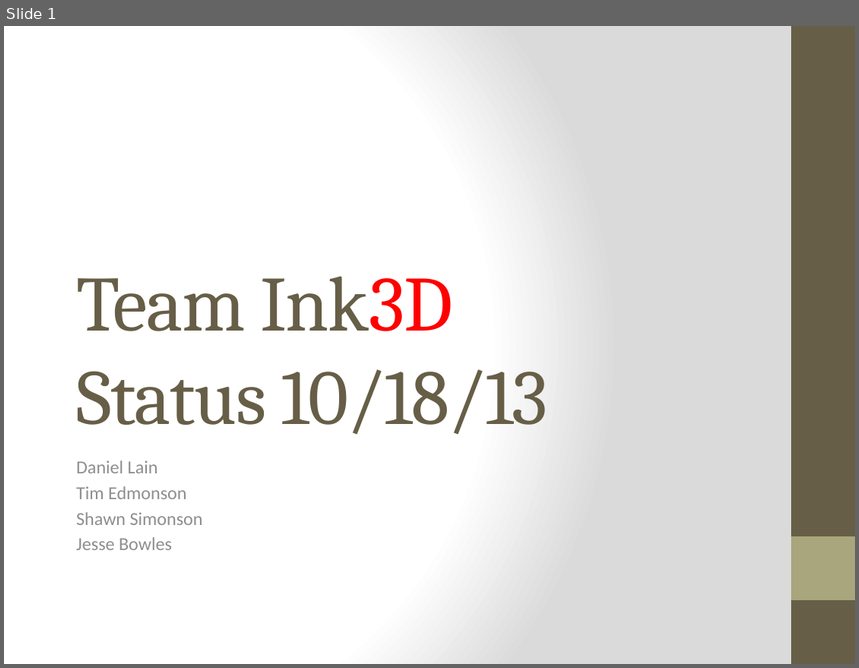
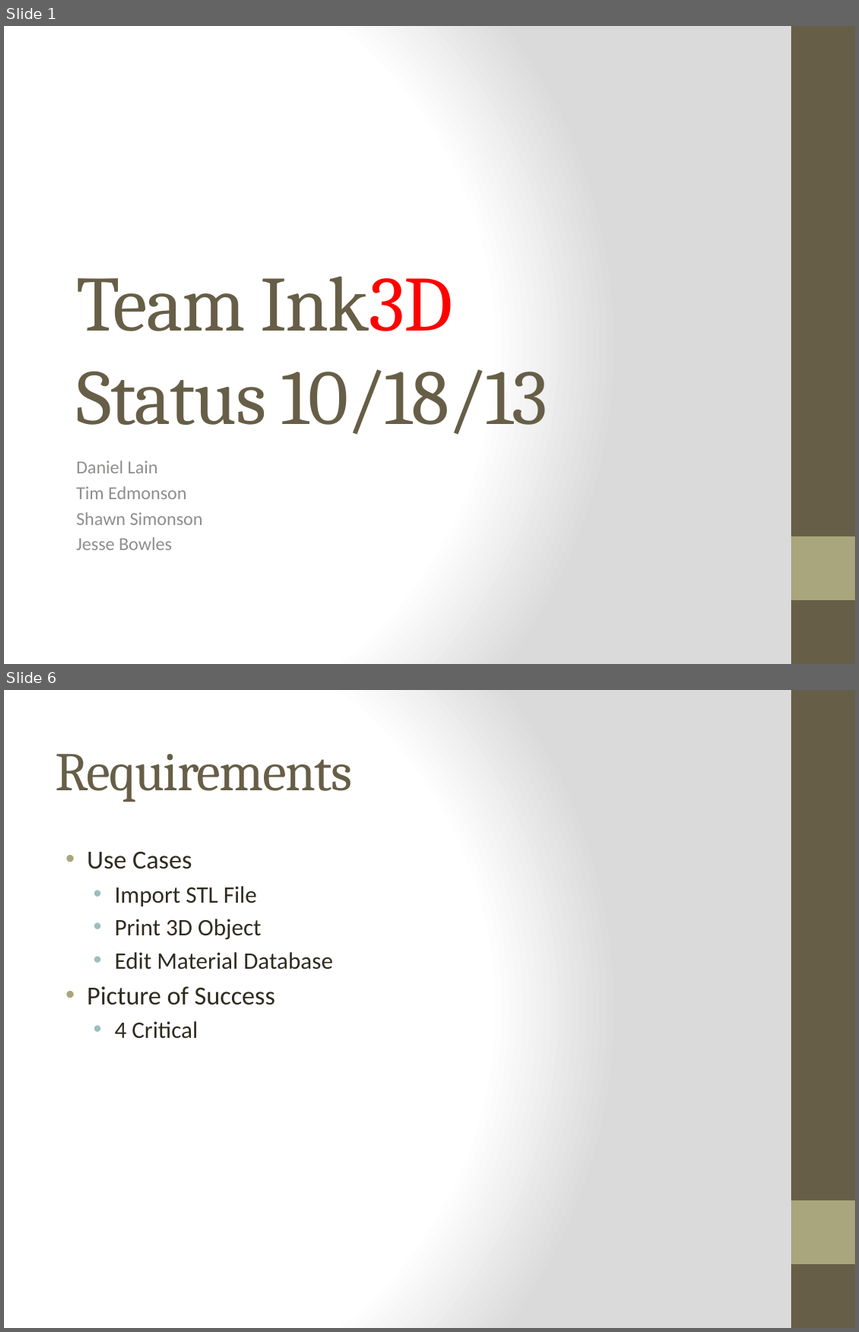
Before and after one commit to qpHalcy0n/SRDesign, a slide deck: Status Updates/2013 10 18.pptx. Shown one above the other, each under a label of ours: slide 1 before the commit, slides 1 and 6 after it; the slides between them are not shown. The pictures are 859x668 and 859x1332 pixels, drawn with LibreOffice and Linux fonts; fonts in the diff are those of the drawing. Boxes give left, top, right and bottom in pixels: in the first picture for what was removed or moved away, otherwise in the second. Text is boxed around its words. In the diff, an @@ line names an element or a change of style, - is before the commit and + after.

```diff
--- a/Status Updates/2013 10 18.pptx
+++ b/Status Updates/2013 10 18.pptx
@@ slide 6 added at [4,690,855,1328], background gradient #FFFFFF to #DADADA; not listed: 2 template elements that a slide beside it also shows @@
@@ title added at [55,754,352,802], 46 pt, text #675E47 @@
+Requirements
@@ text added at [87,852,333,1039], 20 pt, text #2F2B20 @@
+• Use Cases
+  • Import STL File
+  • Print 3D Object
+  • Edit Material Database
+• Picture of Success
+  • 4 Critical
```
Also in this commit, not shown: 1 slide changed, 3 other slides added, 1 slide removed, 1 other file.
